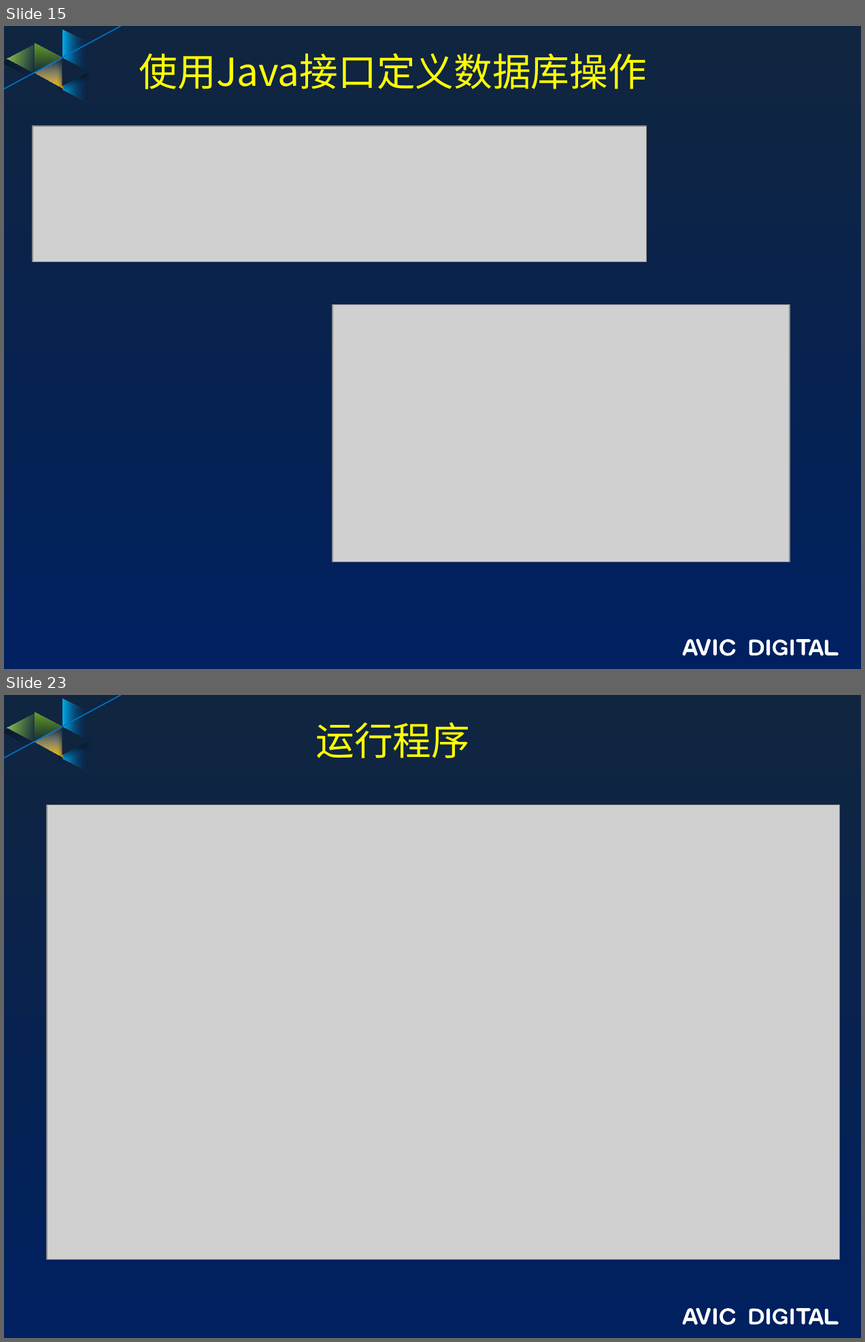
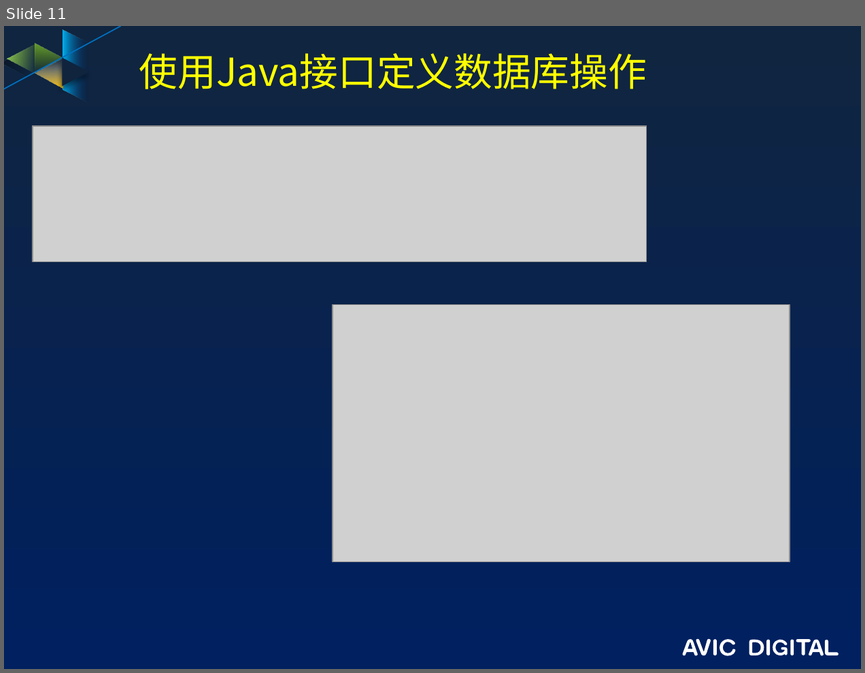
Before and after one commit to guofengzh/java-way, a slide deck: mybatis/docs/mybatis.pptx. Shown one above the other, each under a label of ours: slides 15 and 23 before the commit, slide 11 after it; the slides between them are not shown. The pictures are 865x1342 and 865x673 pixels, drawn with LibreOffice and Linux fonts; fonts in the diff are those of the drawing; grey boxes stand for pictures; background and template pictures are left out. Boxes give left, top, right and bottom in pixels: in the first picture for what was removed or moved away, otherwise in the second. Text is boxed around its words. In the diff, an @@ line names an element or a change of style, - is before the commit and + after.

```diff
--- a/mybatis/docs/mybatis.pptx
+++ b/mybatis/docs/mybatis.pptx
@@ slide 23 removed at bbox=[4, 695, 861, 1338], background gradient #10253F to #002060; not listed: 17 template elements that a slide beside it also shows @@
@@ title removed at bbox=[315, 722, 470, 758] @@
-运行程序
@@ picture removed at bbox=[47, 804, 839, 1259] @@
@@ what was slide 15 is now slide 11 @@
```
Also in this commit, not shown: 4 slides changed, 1 slide added, 15 other slides removed, 4 other files.
